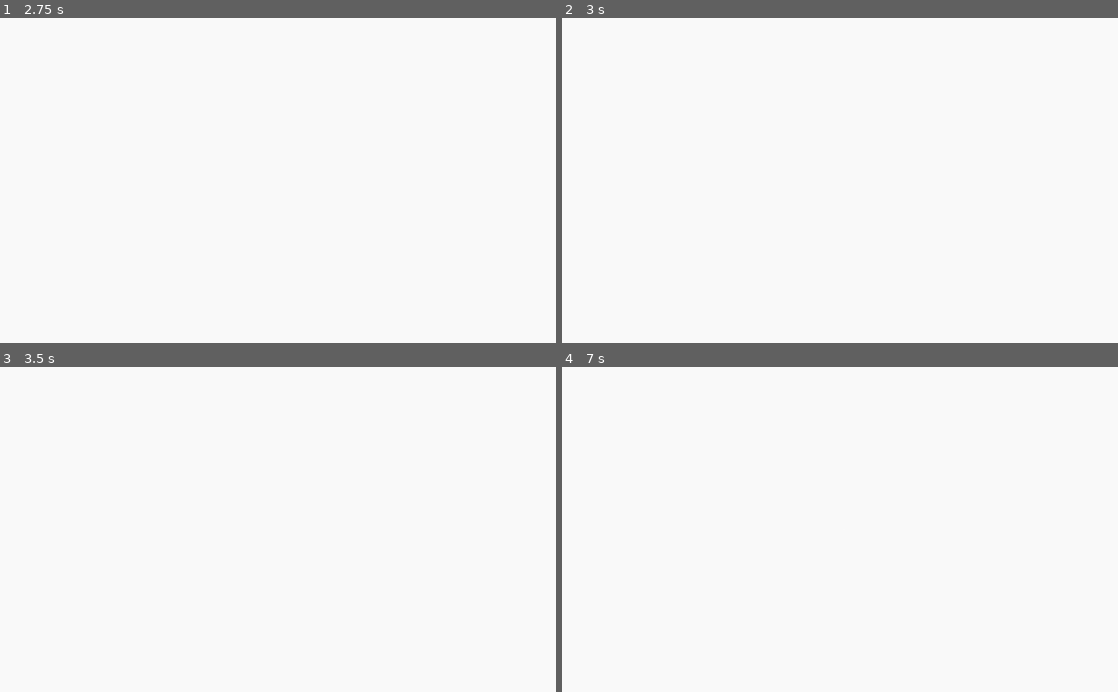
Above: before the commit, frames 1-4 (two rows, left to right).
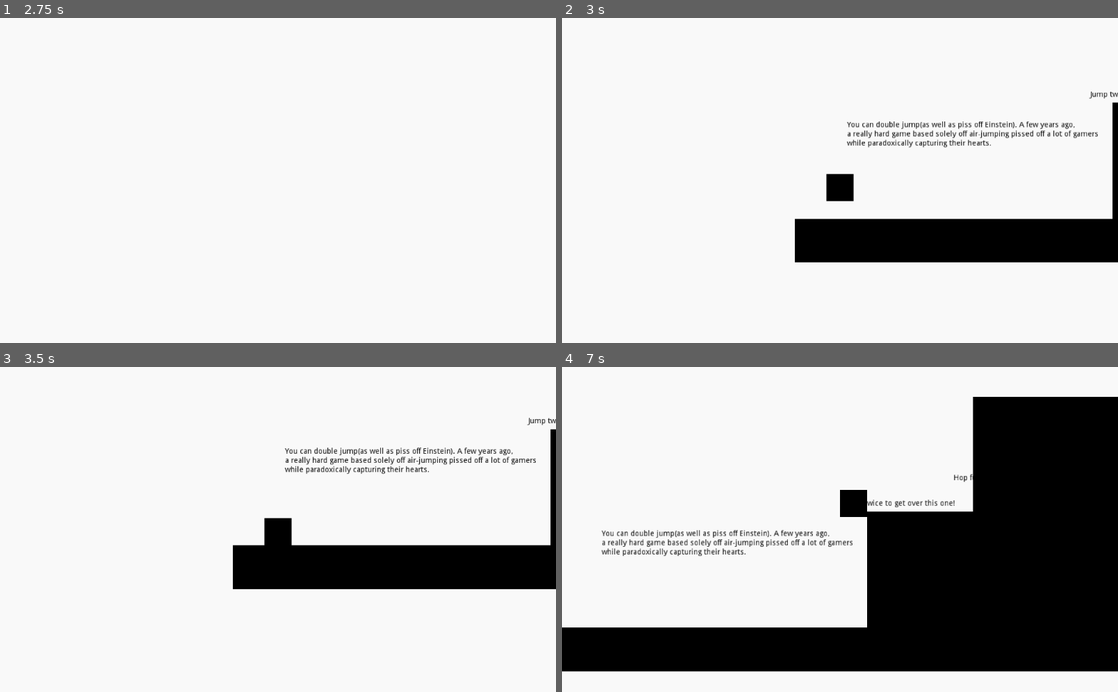
Above: after the commit, the same moments.

Repository: RavenJFelix/Square
Game: Godot game, scene res://gui/intro/intro-menu.tscn
The game is run twice, just before and just after one commit, with the same random seed, the same clock (stepped at 60 frames per second) and the same inputs.
Inputs (mouse positions are in pixels of both pictures, inside the frame that each line leads up to):
- Up to frame 1 (2.75 s): click "Play" at 0.5 s; click "Play" at 1.25 s; click "Levels" at 2 s
- Up to frame 2 (3 s): click "2" (after the commit: "Level: 2") at 2.75 s
- Up to frame 3 (3.5 s): no input
- Up to frame 4 (7 s): click (840, 529) at 3.5 s, where only the run before the commit has a clickable "3"; click (845, 529) at 4.25 s, where only the run before the commit has a clickable "4"; click (834, 529) at 5 s, where only the run before the commit has a clickable "1"; tap Enter at 5.75 s; hold Right (ui_right) from 5.78 s (still down); tap Up (ui_up) at 6.02, 6.77 s

Frame 1 is identical in both runs. In frame 2, 9.8% of the frame differs, in the area x 41-100%, y 22-76%; in frame 3, 9.9%; in frame 4, 41%, in the area x 0-100%, y 9-94%.

Commit message:
update level menu

Diff:
--- a/gui/intro/Levelz.tscn
+++ b/gui/intro/Levelz.tscn
@@ -23,35 +23,25 @@
 size_flags_horizontal = 3
 
 [node name="VSplitContainer" type="VSplitContainer" parent="CenterContainer"]
-margin_left = 414.0
+margin_left = 193.0
 margin_top = 14.0
-margin_right = 610.0
+margin_right = 831.0
 margin_bottom = 98.0
 
 [node name="GridContainer" type="GridContainer" parent="CenterContainer/VSplitContainer"]
-margin_right = 196.0
+margin_right = 638.0
 margin_bottom = 84.0
 columns = 6
 
 [node name="LevelLoadButton" parent="CenterContainer/VSplitContainer/GridContainer" instance=ExtResource( 2 )]
-margin_right = 46.0
+margin_right = 317.0
 margin_bottom = 84.0
+text = " Level: 1"
 scene = "res://levelz/level-1/level-1.tscn"
 
 [node name="LevelLoadButton2" parent="CenterContainer/VSplitContainer/GridContainer" instance=ExtResource( 2 )]
-margin_left = 50.0
-margin_right = 96.0
+margin_left = 321.0
+margin_right = 638.0
 margin_bottom = 84.0
-text = "2"
-
-[node name="LevelLoadButton3" parent="CenterContainer/VSplitContainer/GridContainer" instance=ExtResource( 2 )]
-margin_left = 100.0
-margin_right = 146.0
-margin_bottom = 84.0
-text = "3"
-
-[node name="LevelLoadButton4" parent="CenterContainer/VSplitContainer/GridContainer" instance=ExtResource( 2 )]
-margin_left = 150.0
-margin_right = 196.0
-margin_bottom = 84.0
-text = "4"
+text = " Level: 2"
+scene = "res://levelz/level-2/level-2.tscn"
